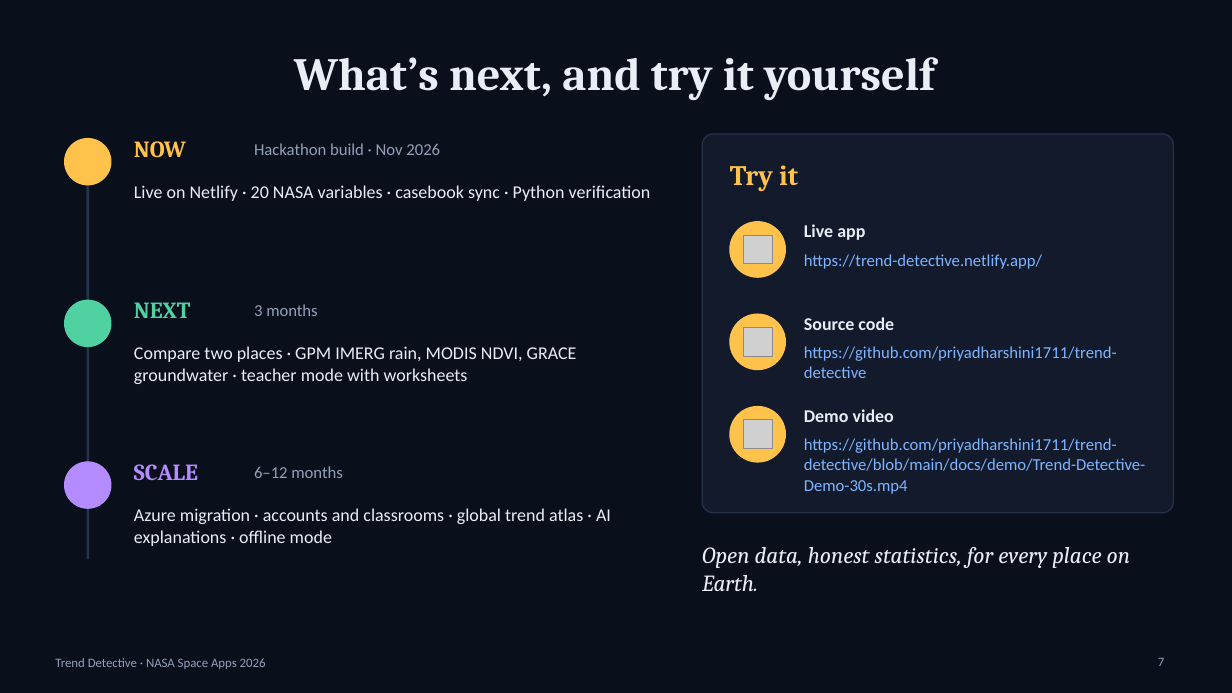
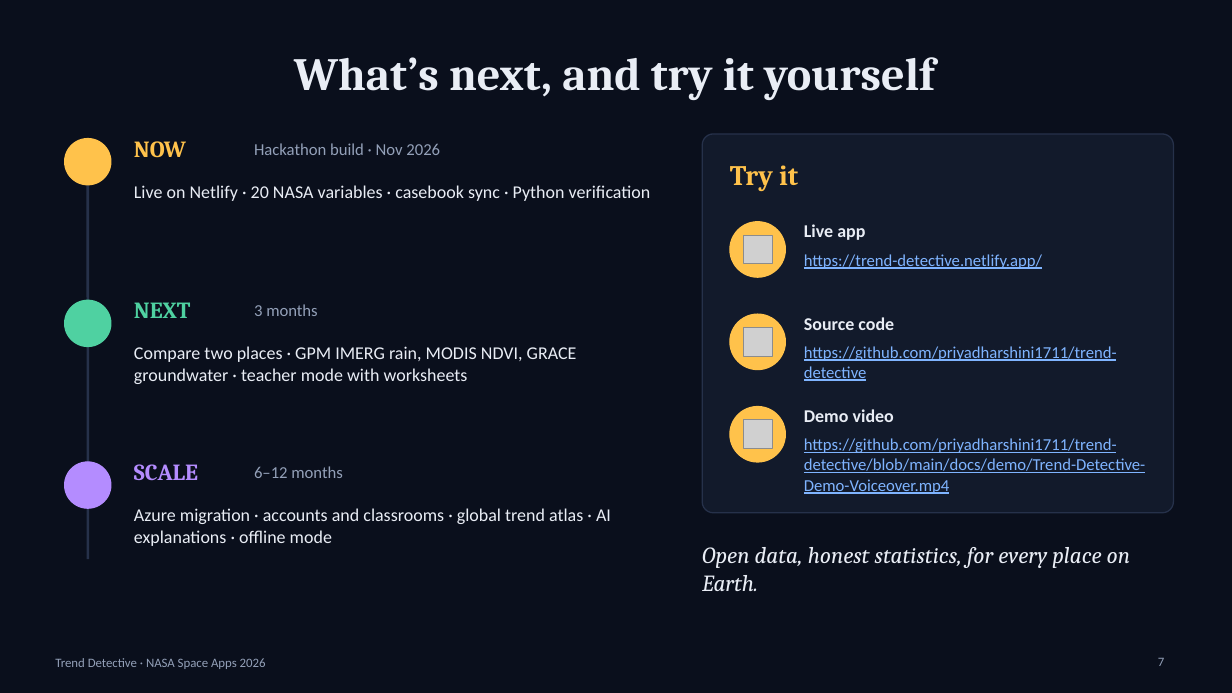
Before and after one commit to priyadharshini1711/trend-detective, a slide deck: slide 7 of docs/Trend-Detective-Presentation.pptx. Drawn at 1232x693 pixels with LibreOffice and Linux fonts; fonts in the diff are those of the drawing; grey boxes stand for pictures. Boxes give left, top, right and bottom in pixels: in the first picture for what was removed or moved away, otherwise in the second. Text is boxed around its words. In the diff, an @@ line names an element or a change of style, - is before the commit and + after.

```diff
--- a/docs/Trend-Detective-Presentation.pptx
+++ b/docs/Trend-Detective-Presentation.pptx
@@ text "https://trend-detective.netlify.app/" at [804, 254, 1042, 269]: underline on @@
@@ text "https://github.com/priyadharshini1711/trend-detective" at [804, 346, 1117, 381]: underline on @@
@@ text at [804, 438, 1145, 494]: text changed @@
-https://github.com/priyadharshini1711/trend-detective/blob/main/docs/demo/Trend-Detective-Demo-30s.mp4
+https://github.com/priyadharshini1711/trend-detective/blob/main/docs/demo/Trend-Detective-Demo-Voiceover.mp4
```
Also in this commit, not shown: 1 other slide changed, 4 other files.
